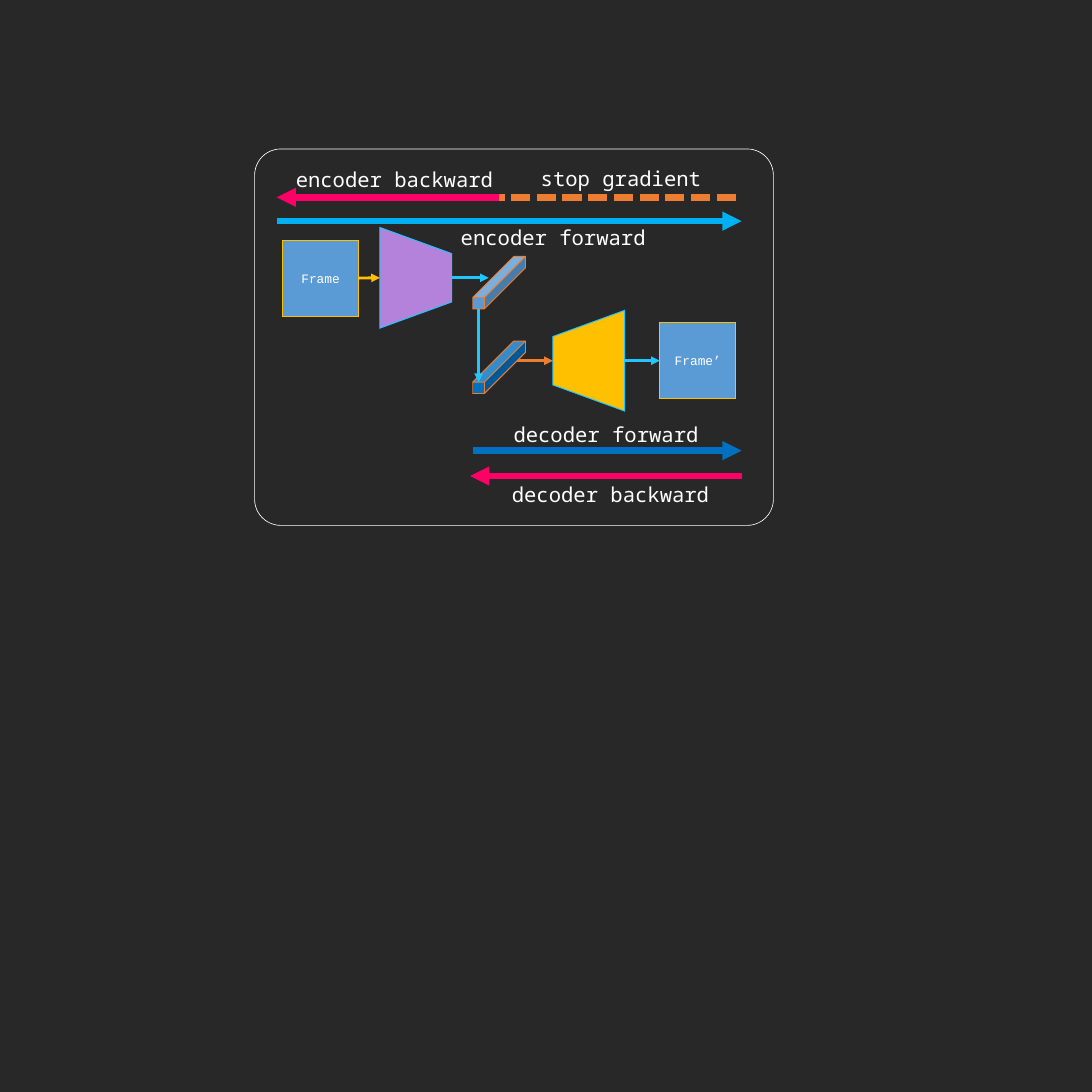
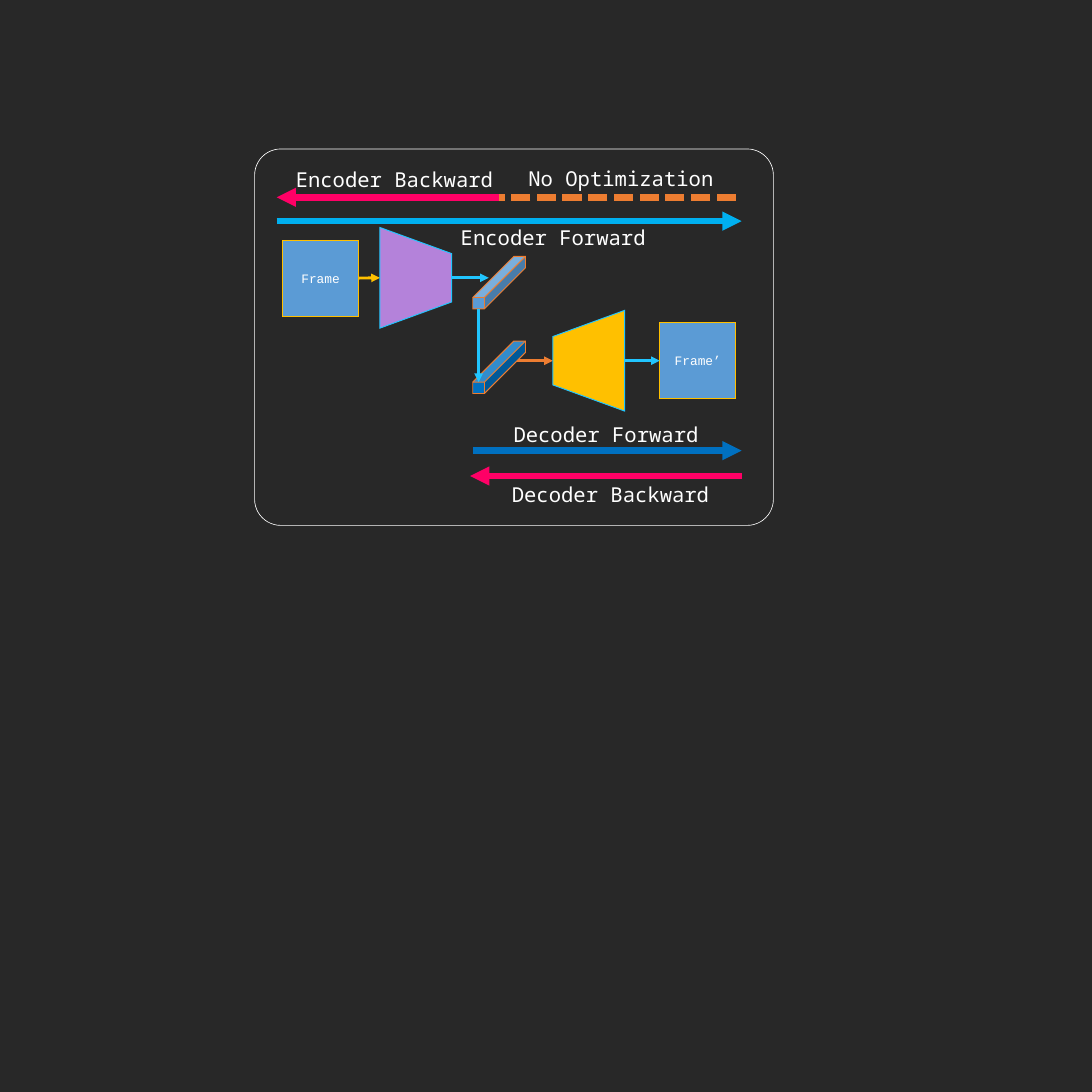
Before and after one commit to toonnyy8/ncku, a slide deck: slide 3 of dl2020/final/img.pptx (slide 2 before the commit). Drawn at 1092x1092 pixels with LibreOffice and Linux fonts; fonts in the diff are those of the drawing. Boxes give left, top, right and bottom in pixels: in the first picture for what was removed or moved away, otherwise in the second. Text is boxed around its words. In the diff, an @@ line names an element or a change of style, - is before the commit and + after.

```diff
--- a/dl2020/final/img.pptx
+++ b/dl2020/final/img.pptx
@@ text at <box>296,171,493,187</box>: text changed @@
-encoder backward
+Encoder Backward
@@ text at <box>528,170,713,191</box>: text changed @@
-stop gradient
+No Optimization
@@ text at <box>461,229,645,245</box>: text changed @@
-encoder forward
+Encoder Forward
@@ text at <box>514,426,698,449</box>: text changed @@
-decoder forward
+Decoder Forward
@@ text at <box>512,486,709,502</box>: text changed @@
-decoder backward
+Decoder Backward
```
Also in this commit, not shown: 3 other slides changed, 2 slides added, 2 slides removed, 28 other files.
